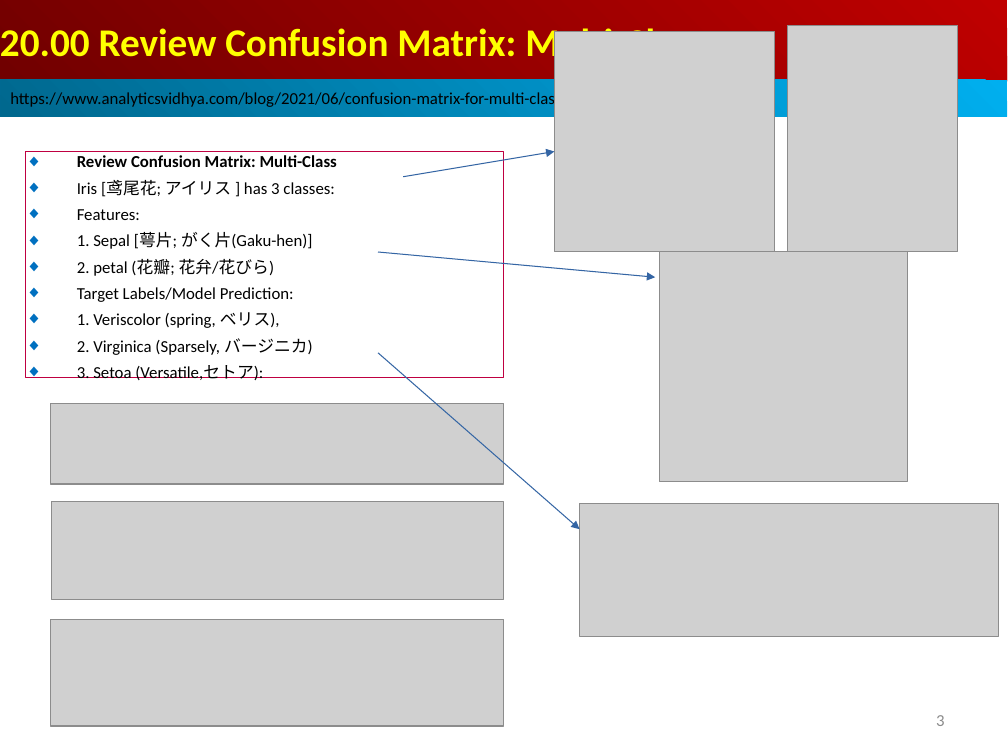
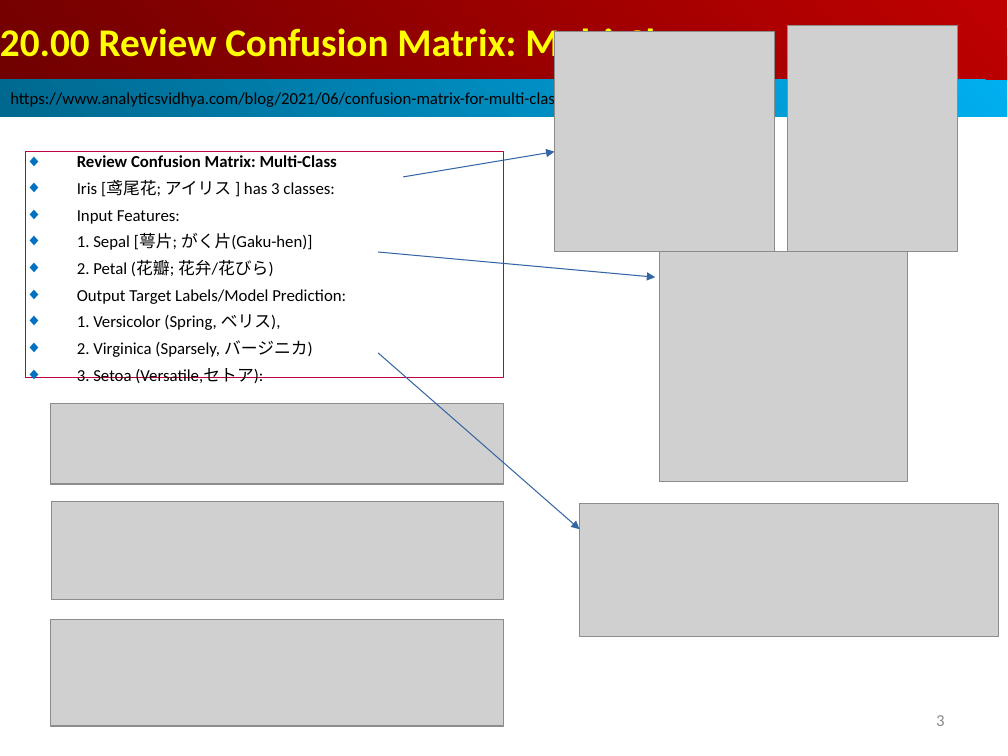
Before and after one commit to peterhchen/AIU_CS512_DL, a slide deck: slide 3 of 000_Lecture_Project/week10/001_Video/20.00_w09_review_CM_MC.ppt. Drawn at 1008x756 pixels with LibreOffice and Linux fonts; fonts in the diff are those of the drawing; grey boxes stand for pictures. Boxes give left, top, right and bottom in pixels: in the first picture for what was removed or moved away, otherwise in the second. Text is boxed around its words. In the diff, an @@ line names an element or a change of style, - is before the commit and + after.

```diff
--- a/000_Lecture_Project/week10/001_Video/20.00_w09_review_CM_MC.ppt
+++ b/000_Lecture_Project/week10/001_Video/20.00_w09_review_CM_MC.ppt
@@ text in rectangle at [77, 210, 180, 224]: text changed @@
-◆ Features:
+◆ Input Features:
@@ text in rectangle at [77, 260, 346, 330]: text changed @@
-◆ 2. petal (花瓣; 花弁/花びら)
-◆ Target Labels/Model Prediction:
-◆ 1. Veriscolor (spring, ベリス),
+◆ 2. Petal (花瓣; 花弁/花びら)
+◆ Output Target Labels/Model Prediction:
+◆ 1. Versicolor (Spring, ベリス),
```
Also in this commit, not shown: 1 other slide changed, 2 other files.
